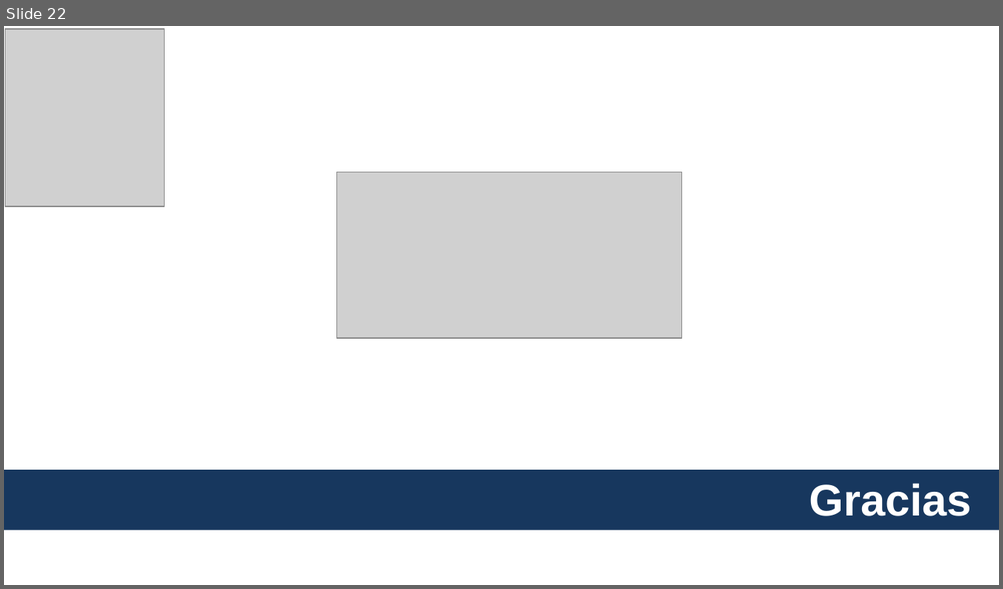
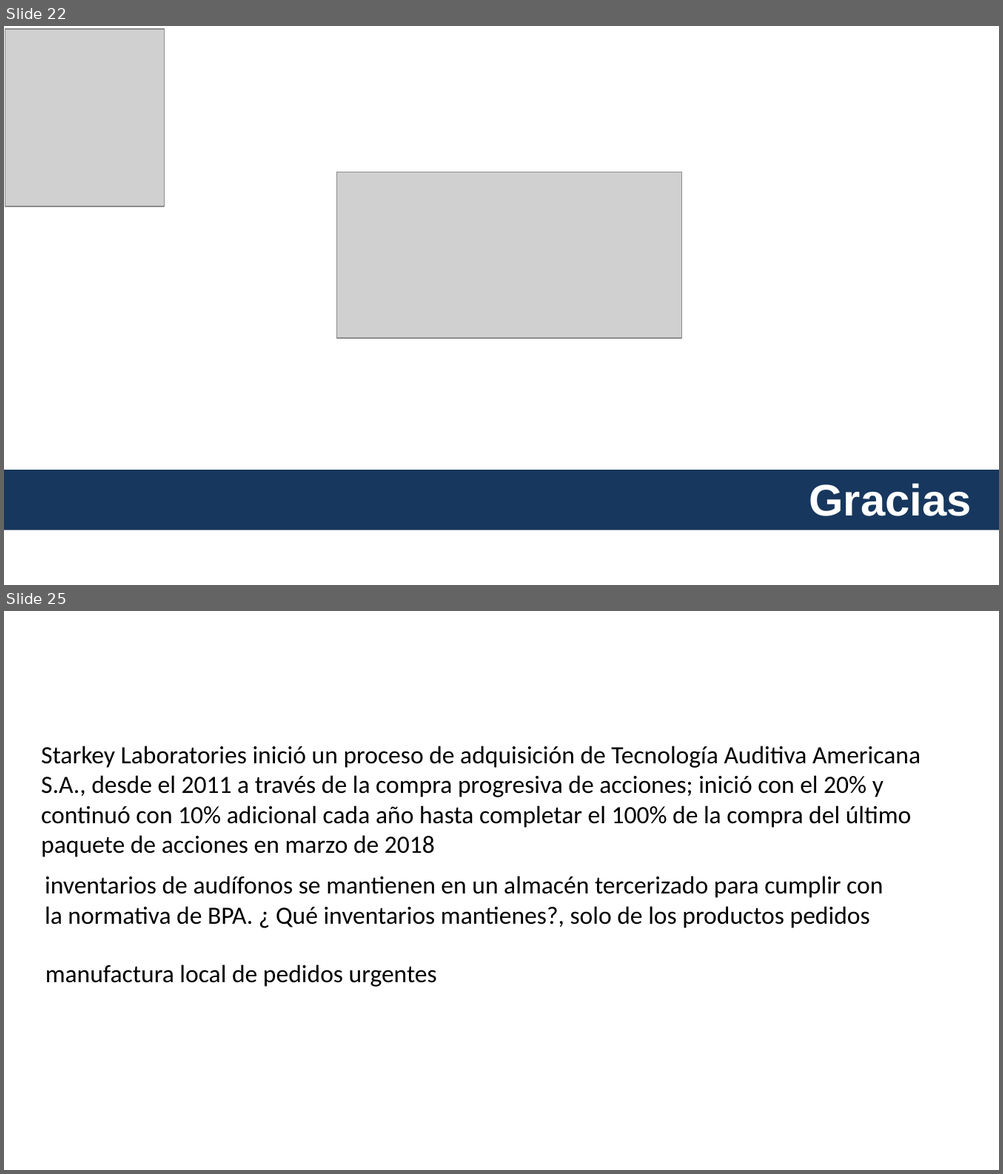
Before and after one commit to dmontjoy/starkey, a slide deck: PresentaciónStarkey.pptx. Shown one above the other, each under a label of ours: slide 22 before the commit, slides 22 and 25 after it; the slides between them are not shown. The pictures are 1003x589 and 1003x1174 pixels, drawn with LibreOffice and Linux fonts; fonts in the diff are those of the drawing; grey boxes stand for pictures; background and template pictures are left out. Boxes give left, top, right and bottom in pixels: in the first picture for what was removed or moved away, otherwise in the second. Text is boxed around its words. In the diff, an @@ line names an element or a change of style, - is before the commit and + after.

```diff
--- a/PresentaciónStarkey.pptx
+++ b/PresentaciónStarkey.pptx
@@ slide 25 added at <box>4,611,999,1170</box>, background #FFFFFF @@
@@ text added at <box>41,746,920,857</box>, 18 pt, text #000000 @@
+Starkey Laboratories inició un proceso de adquisición de Tecnología Auditiva Americana S.A., desde el 2011 a través de la compra progresiva de acciones; inició con el 20% y continuó con 10% adicional cada año hasta completar el 100% de la compra del último paquete de acciones en marzo de 2018
@@ text added at <box>45,876,882,928</box>, 18 pt, text #000000 @@
+inventarios de audífonos se mantienen en un almacén tercerizado para cumplir con la normativa de BPA. ¿ Qué inventarios mantienes?, solo de los productos pedidos
@@ text added at <box>45,965,437,987</box>, 18 pt, text #000000 @@
+manufactura local de pedidos urgentes
```
Also in this commit, not shown: 6 other slides added, 22 other files.
